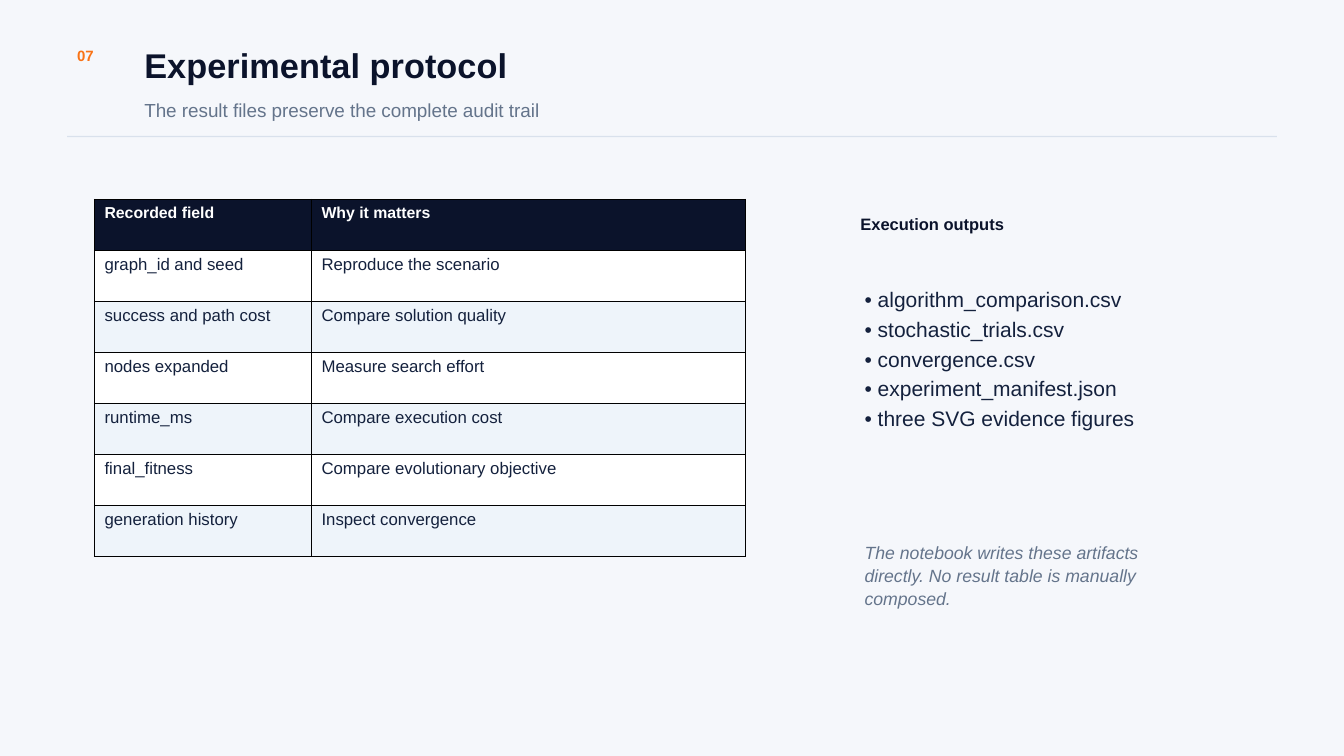
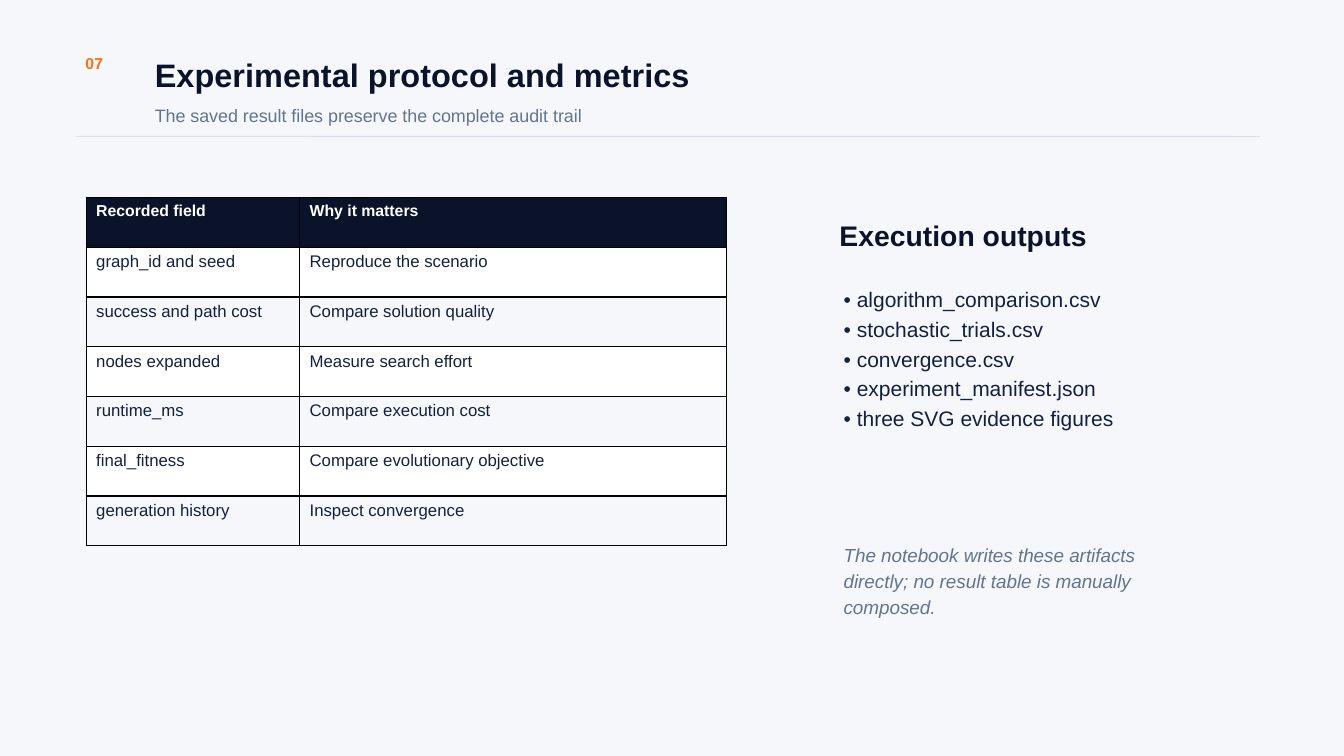
Before and after one commit to maddineni2112/graph-search-evolutionary-optimization, a slide deck: slide 8 of reports/Graph_Search_Evolutionary_Optimization_Presentation.pptx. Drawn at 1344x756 pixels with LibreOffice and Linux fonts; fonts in the diff are those of the drawing. Boxes give left, top, right and bottom in pixels: in the first picture for what was removed or moved away, otherwise in the second. Text is boxed around its words. In the diff, an @@ line names an element or a change of style, - is before the commit and + after.

Commit message:
Complete notebook portfolio artifacts

```diff
--- a/reports/Graph_Search_Evolutionary_Optimization_Presentation.pptx
+++ b/reports/Graph_Search_Evolutionary_Optimization_Presentation.pptx
@@ text "07": place and size @@
-text "07" at (77,50,94,61)
+text "07" at (85,58,103,69)
@@ text "07" at (85,58,103,69): size 10.6 to 11.2 pt; line spacing 1.08 to 1.15 @@
@@ text at (155,63,690,93): text changed; size 24.5 to 23.2 pt @@
-Experimental protocol
+Experimental protocol and metrics
@@ text at (155,109,582,126): text changed; size 13.5 to 12.8 pt @@
-The result files preserve the complete audit trail
+The saved result files preserve the complete audit trail
@@ line moved from (68, 136) - (1277, 136) to (76, 136) - (1260, 136) @@
@@ line (76, 136) - (1260, 136): stroke #D9E1EC 0.9 pt to #D9E1EC 0.75 pt @@
@@ table at (86,198,727,546) @@
@@ fill #EEF4FA to #F5F7FB in 6 cells @@
@@ table: place and size @@
-table at (95,200,746,557)
+table at (86,198,727,546)
@@ text "Execution outputs": place and size @@
-text "Execution outputs" at (860,218,1004,234)
+text "Execution outputs" at (839,225,1087,252)
@@ text "Execution outputs" at (839,225,1087,252): size 11.8 to 20.2 pt; line spacing 1.08 to 1.15 @@
@@ text "• algorithm_comparison.csv": place and size @@
-text "• algorithm_comparison.csv" at (878,291,1134,431)
+text "• algorithm_comparison.csv" at (857,291,1113,431)
@@ text at (844,548,1135,592): text changed; size 12.6 to 13.5 pt @@
-The notebook writes these artifacts directly. No result table is manually composed.
+The notebook writes these artifacts directly; no result table is manually composed.
```
Also in this commit, not shown: 6 other slides changed, 5 slides added, 5 slides removed, 5 other files.
